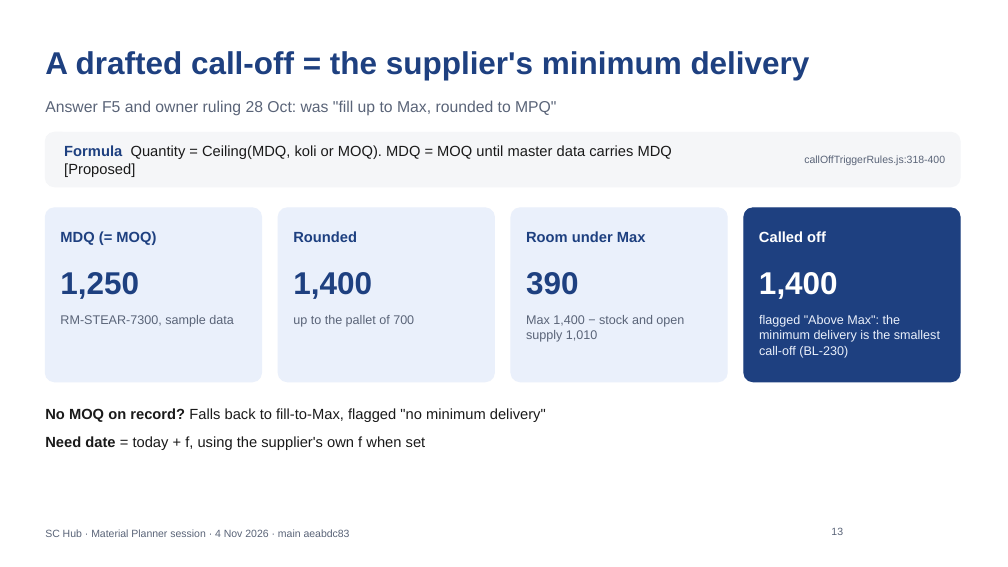
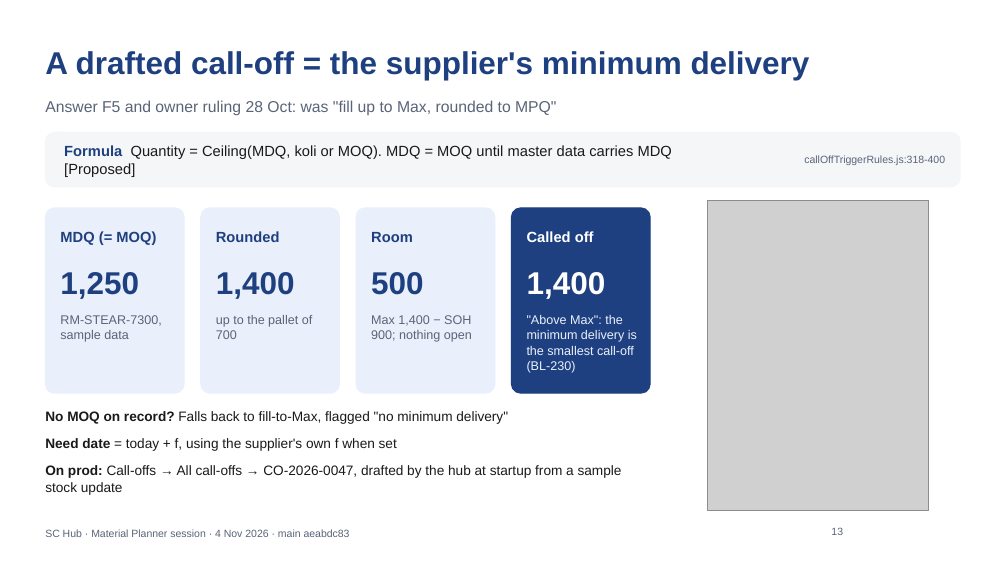
Before and after one commit to javal999/paragon-supplier-portal, a slide deck: slide 13 of docs/supplier-hub/user-guide/SC-Hub-Planner-04-Nov-What-Changed.pptx. Drawn at 1008x567 pixels with LibreOffice and Linux fonts; fonts in the diff are those of the drawing; grey boxes stand for pictures; background and template pictures are left out. Boxes give left, top, right and bottom in pixels: in the first picture for what was removed or moved away, otherwise in the second. Text is boxed around its words. In the diff, an @@ line names an element or a change of style, - is before the commit and + after.

```diff
--- a/docs/supplier-hub/user-guide/SC-Hub-Planner-04-Nov-What-Changed.pptx
+++ b/docs/supplier-hub/user-guide/SC-Hub-Planner-04-Nov-What-Changed.pptx
@@ rounded rectangle: place and size @@
-rounded rectangle at bbox=[45, 208, 262, 382]
+rounded rectangle at bbox=[45, 208, 184, 393]
@@ rounded rectangle: place and size @@
-rounded rectangle at bbox=[278, 208, 495, 382]
+rounded rectangle at bbox=[200, 208, 339, 393]
@@ rounded rectangle: place and size @@
-rounded rectangle at bbox=[511, 208, 727, 382]
+rounded rectangle at bbox=[356, 208, 495, 393]
@@ proportions changed in 4 elements at bbox=[45, 208, 184, 393], bbox=[200, 208, 339, 393], bbox=[356, 208, 495, 393], bbox=[511, 208, 650, 393] @@
@@ rounded rectangle: place and size @@
-rounded rectangle at bbox=[744, 208, 960, 382]
+rounded rectangle at bbox=[511, 208, 650, 393]
@@ picture added at bbox=[708, 200, 929, 510] @@
@@ text "Rounded": place and size @@
-text "Rounded" at bbox=[293, 231, 357, 242]
+text "Rounded" at bbox=[216, 231, 280, 242]
@@ text at bbox=[371, 232, 413, 242]: text changed @@
-Room under Max
+Room
@@ text "Called off": place and size @@
-text "Called off" at bbox=[759, 231, 826, 242]
+text "Called off" at bbox=[527, 231, 594, 242]
@@ text "1,400": place and size @@
-text "1,400" at bbox=[293, 272, 372, 299]
+text "1,400" at bbox=[216, 272, 295, 299]
@@ text "1,400": place and size @@
-text "1,400" at bbox=[759, 272, 838, 299]
+text "1,400" at bbox=[527, 272, 606, 299]
@@ text added at bbox=[371, 272, 424, 295], 30 pt, text #1E4080, bold @@
+500
@@ text removed at bbox=[526, 272, 579, 295] @@
-390
@@ text "RM-STEAR-7300, sample data" rewrapped from bbox=[60, 315, 233, 327] to bbox=[60, 315, 161, 342] @@
@@ text "up to the pallet of ..." rewrapped from bbox=[293, 315, 414, 327] to bbox=[216, 315, 312, 339] @@
@@ text at bbox=[371, 315, 472, 342]: text changed @@
-Max 1,400 − stock and open supply 1,010
+Max 1,400 − SOH 900; nothing open
@@ text at bbox=[527, 315, 637, 373]: text changed @@
-flagged "Above Max": the minimum delivery is the smallest call-off (BL-230)
+"Above Max": the minimum delivery is the smallest call-off (BL-230)
@@ text at bbox=[45, 411, 508, 451]: size 14 to 13 pt in "No MOQ on record? Falls back to ...", "Need date = today + f, using ..." @@
@@ text at bbox=[45, 465, 622, 495]: paragraph added @@
+• On prod: Call-offs → All call-offs → CO-2026-0047, drafted by the hub at startup from a sample stock update
```
Also in this commit, not shown: 1 other slide changed, 1 other file.
